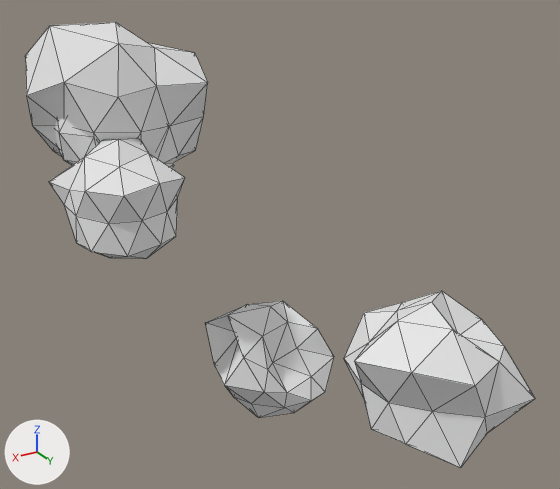
What one commit did to the OBJ model SpaceProject/Assets/Models/asteroid2.obj.
Rendered twice from a 50 mm camera at (5.7, 9.7, 6.92) aimed at (0.31, 0.71, 2.43). Every picture has the same lights, and +X, +Y and +Z are marked at lower left. Mesh edges are drawn as thin lines. Where no turn or scale is listed for an object, it has been applied to the vertices.
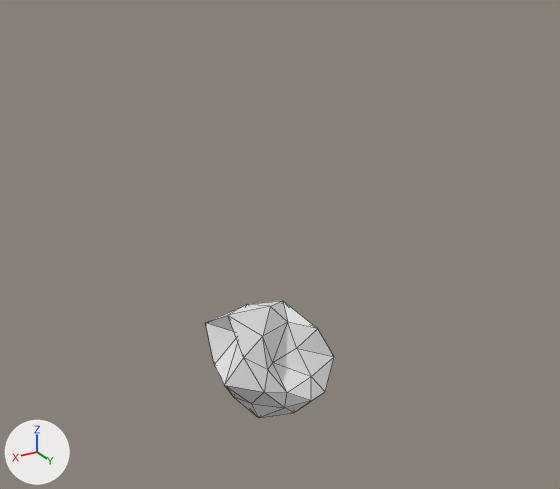
Changed parts and their boxes (x1, y1, x2, y2) in the pictures (560 x 489 px):
'Icosphere.001', deleted: before (25, 22, 208, 259)
'Icosphere', deleted: before (344, 291, 535, 468)
'Icosphere.002', deleted: before (54, 118, 165, 165)

The change, as a list of edits to the scene's bpy script:
```text
Remove ob_icosphere:
    ob_icosphere = bpy.data.objects.new('Icosphere', me_icosphere)
    ob_icosphere.location = (0.0, 0.0, 0.0)
Remove ob_icosphere_001:
    ob_icosphere_001 = bpy.data.objects.new('Icosphere.001', me_icosphere_001)
    ob_icosphere_001.location = (0.0, 0.0, 0.0)
Remove ob_icosphere_002:
    ob_icosphere_002 = bpy.data.objects.new('Icosphere.002', me_icosphere_002)
    ob_icosphere_002.location = (0.0, 0.0, 0.0)
```
